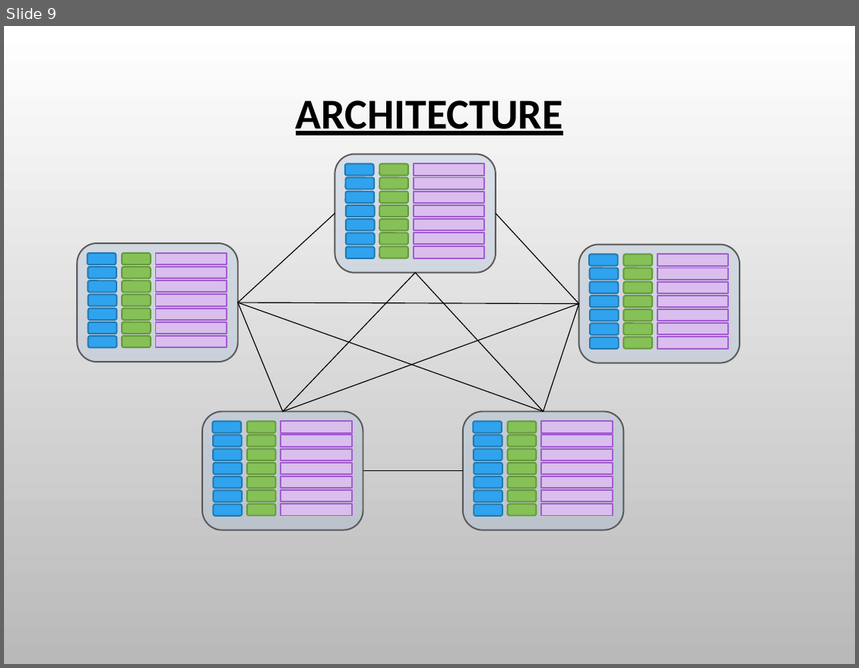
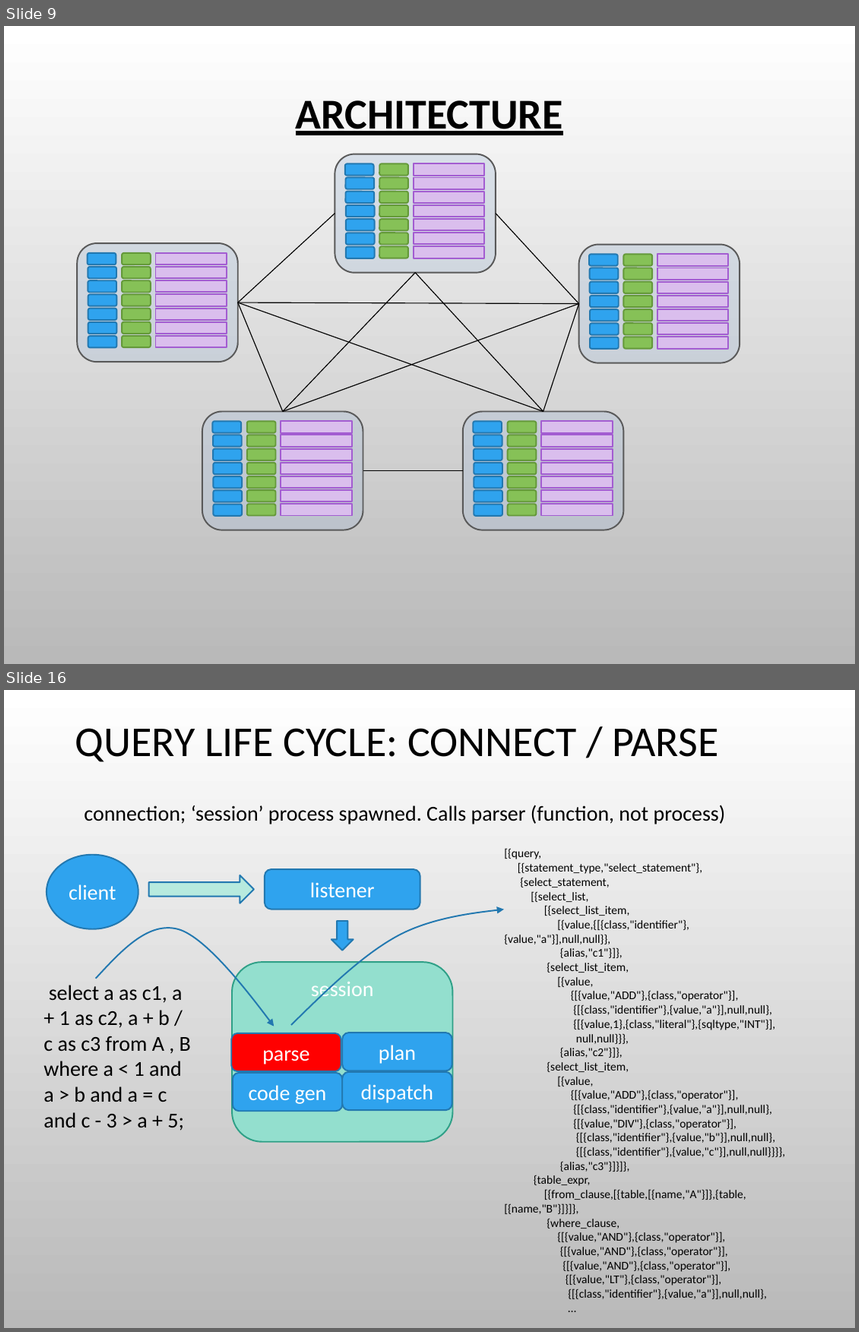
Before and after one commit to charlesduffy/erlysql, a slide deck: doc/Pitch1.pptx. Shown one above the other, each under a label of ours: slide 9 before the commit, slides 9 and 16 after it; the slides between them are not shown. The pictures are 859x668 and 859x1332 pixels, drawn with LibreOffice and Linux fonts; fonts in the diff are those of the drawing; background and template pictures are left out. Boxes give left, top, right and bottom in pixels: in the first picture for what was removed or moved away, otherwise in the second. Text is boxed around its words. In the diff, an @@ line names an element or a change of style, - is before the commit and + after.

```diff
--- a/doc/Pitch1.pptx
+++ b/doc/Pitch1.pptx
@@ slide 16 added at [4,690,855,1328], background picture (left out) @@
@@ title added at [75,728,719,762], 36 pt, text #000000 @@
+QUERY LIFE CYCLE: CONNECT / PARSE
@@ text added at [84,805,726,825], 18 pt, text #000000 @@
+connection; ‘session’ process spawned. Calls parser (function, not process)
@@ text added at [504,848,785,1300], 10 pt, text #000000 @@
+  [{query,
+  [{statement_type,"select_statement"},
+  {select_statement,
+  [{select_list,
+  [{select_list_item,
+  [{value,{[{class,"identifier"},{value,"a"}],null,null}},
+  {alias,"c1"}]},
+  {select_list_item,
+  [{value,
+  {[{value,"ADD"},{class,"operator"}],
+  {[{class,"identifier"},{value,"a"}],null,null},
+  {[{value,1},{class,"literal"},{sqltype,"INT"}],
+  null,null}}},
+  {alias,"c2"}]},
+  {select_list_item,
+  [{value,
+  {[{value,"ADD"},{class,"operator"}],
+  {[{class,"identifier"},{value,"a"}],null,null},
+  {[{value,"DIV"},{class,"operator"}],
+  {[{class,"identifier"},{value,"b"}],null,null},
+  {[{class,"identifier"},{value,"c"}],null,null}}}},
+  {alias,"c3"}]}]},
+  {table_expr,
+  [{from_clause,[{table,[{name,"A"}]},{table,[{name,"B"}]}]},
+  {where_clause,
+  {[{value,"AND"},{class,"operator"}],
+  {[{value,"AND"},{class,"operator"}],
+  {[{value,"AND"},{class,"operator"}],
+  {[{value,"LT"},{class,"operator"}],
+  {[{class,"identifier"},{value,"a"}],null,null},
+  …
@@ ellipse added at [47,855,139,930], fill #2FA3EE, outline #2379B0 1.25 pt, 18 pt, text #FFFFFF @@
+client
@@ rounded rectangle added at [265,869,420,910], fill #2FA3EE, outline #2379B0 1.25 pt, 18 pt, text #FFFFFF @@
+listener
@@ right arrow added at [148,875,253,904], fill #B7EADE, outline #2379B0 1.25 pt @@
@@ freeform shape added at [292,910,505,1025], outline #2379B0 1.25 pt @@
@@ freeform shape added at [96,929,274,1027], outline #2379B0 1.25 pt @@
@@ down arrow added at [332,921,354,951], fill #2FA3EE, outline #2379B0 1.25 pt @@
@@ rounded rectangle added at [232,962,452,1142], fill #93DFCE, outline #2FA087 1.25 pt, 18 pt, text #FFFFFF @@
+session
@@ text added at [44,985,191,1131], 18 pt, text #000000 @@
+select a as c1, a + 1 as c2, a + b / c as c3 from A , B where a < 1 and a > b and a = c and c - 3 > a + 5;
@@ rounded rectangle added at [231,1033,341,1072], fill #FF0000, outline #2379B0 1.25 pt, 18 pt, text #FFFFFF @@
+parse
@@ rounded rectangle added at [343,1033,452,1072], fill #2FA3EE, outline #2379B0 1.25 pt, 18 pt, text #FFFFFF @@
+plan
@@ rounded rectangle added at [233,1073,343,1111], fill #2FA3EE, outline #2379B0 1.25 pt, 18 pt, text #FFFFFF @@
+code gen
@@ rounded rectangle added at [343,1072,452,1110], fill #2FA3EE, outline #2379B0 1.25 pt, 18 pt, text #FFFFFF @@
+dispatch
```
Also in this commit, not shown: 12 slides changed, 8 other slides added, 9 slides removed, 1 other file.
